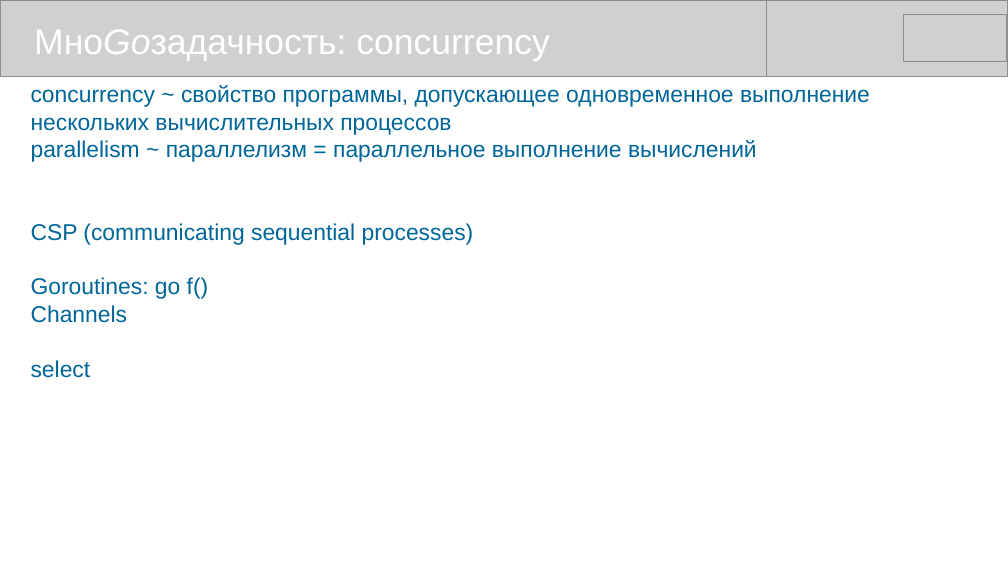
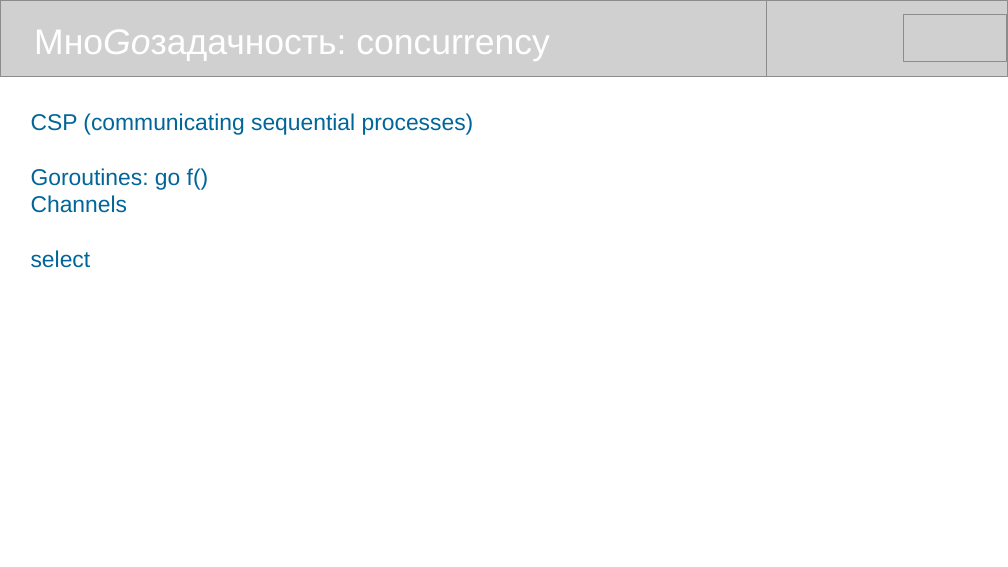
Before and after one commit to mike-shock/Go_language, a slide deck: slide 34 of Go_Review.odp (slide 33 before the commit). Drawn at 1008x567 pixels with LibreOffice and Linux fonts; fonts in the diff are those of the drawing; grey boxes stand for pictures. Boxes give left, top, right and bottom in pixels: in the first picture for what was removed or moved away, otherwise in the second. Text is boxed around its words. In the diff, an @@ line names an element or a change of style, - is before the commit and + after.

```diff
--- a/Go_Review.odp
+++ b/Go_Review.odp
@@ text at box(31, 85, 870, 162): paragraphs removed @@
-concurrency ~ свойство программы, допускающее одновременное выполнение нескольких вычислительных процессов
-parallelism ~ параллелизм = параллельное выполнение вычислений
```
Also in this commit, not shown: 15 other slides changed, 1 slide added, 1 other file.
